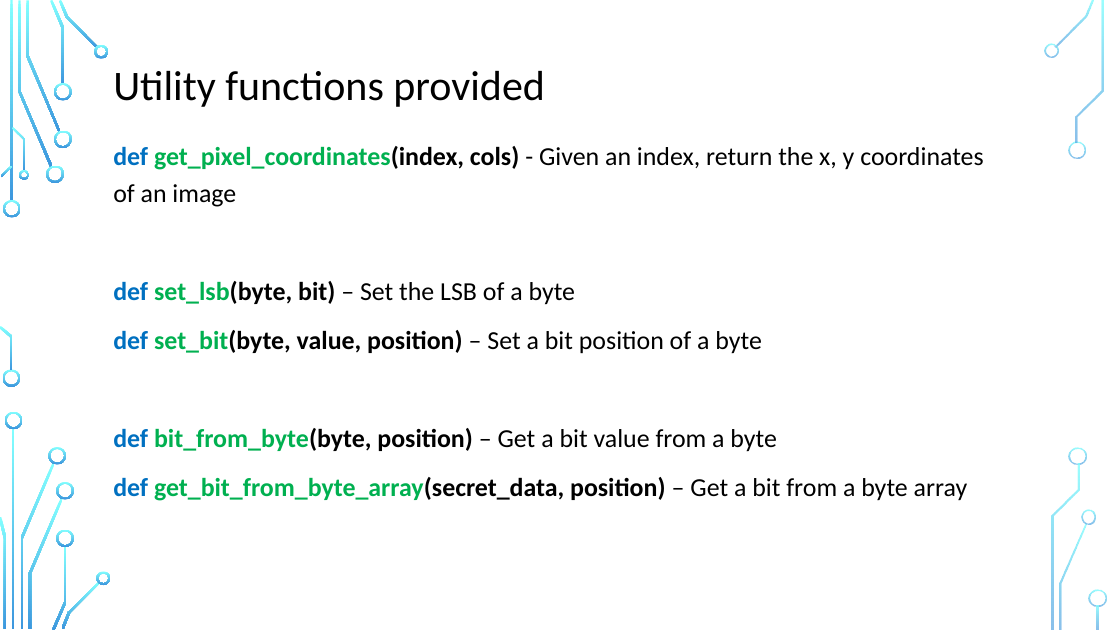
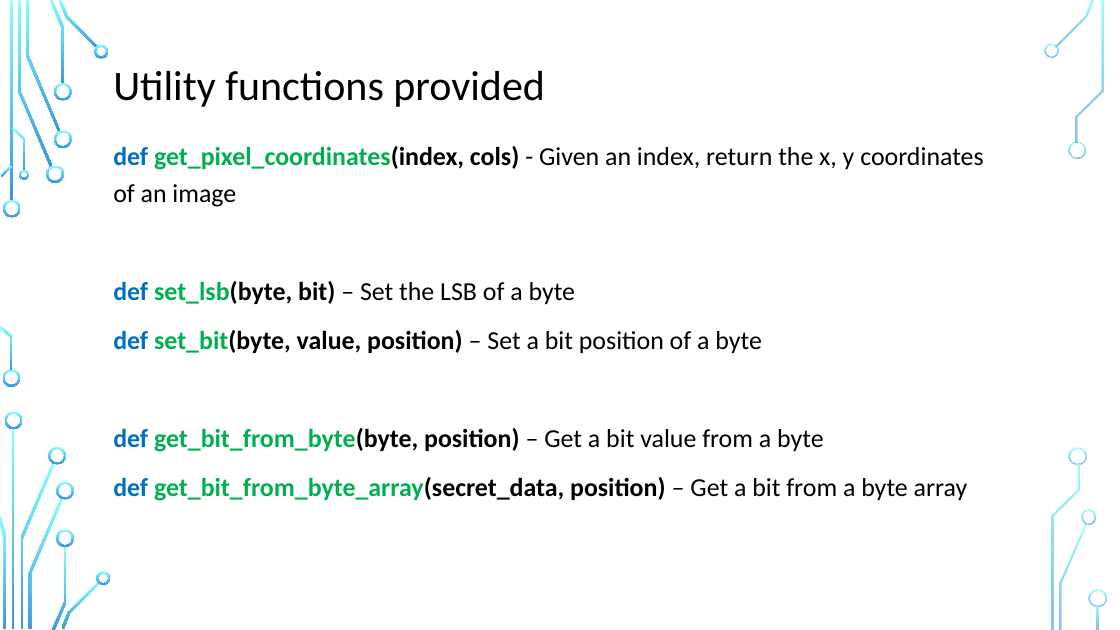
Before and after one commit to torrens/kainosSteg, a slide deck: slide 13 of kainosSteg.pptx (slide 11 before the commit). Drawn at 1120x630 pixels with LibreOffice and Linux fonts; fonts in the diff are those of the drawing; background and template pictures are left out. Boxes give left, top, right and bottom in pixels: in the first picture for what was removed or moved away, otherwise in the second. Text is boxed around its words. In the diff, an @@ line names an element or a change of style, - is before the commit and + after.

```diff
--- a/kainosSteg.pptx
+++ b/kainosSteg.pptx
@@ text at box(113, 428, 824, 452): text changed @@
-def bit_from_byte(byte, position) – Get a bit value from a byte
+def get_bit_from_byte(byte, position) – Get a bit value from a byte
```
Also in this commit, not shown: 5 other slides changed, 4 slides added, 13 other files.
